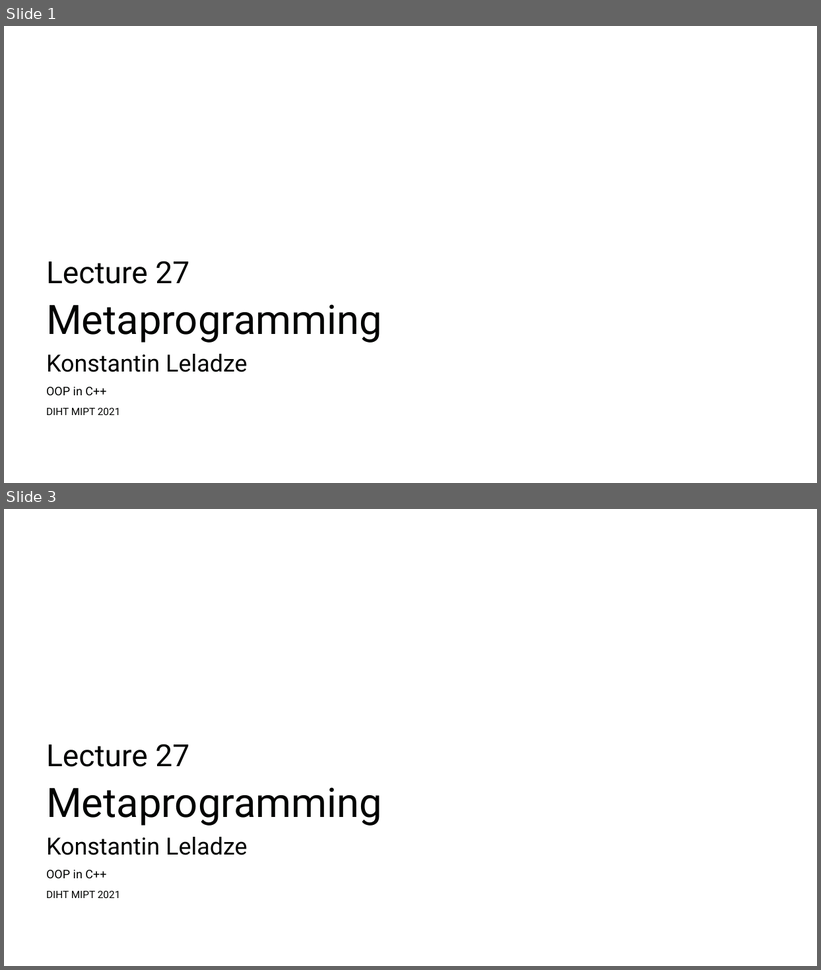
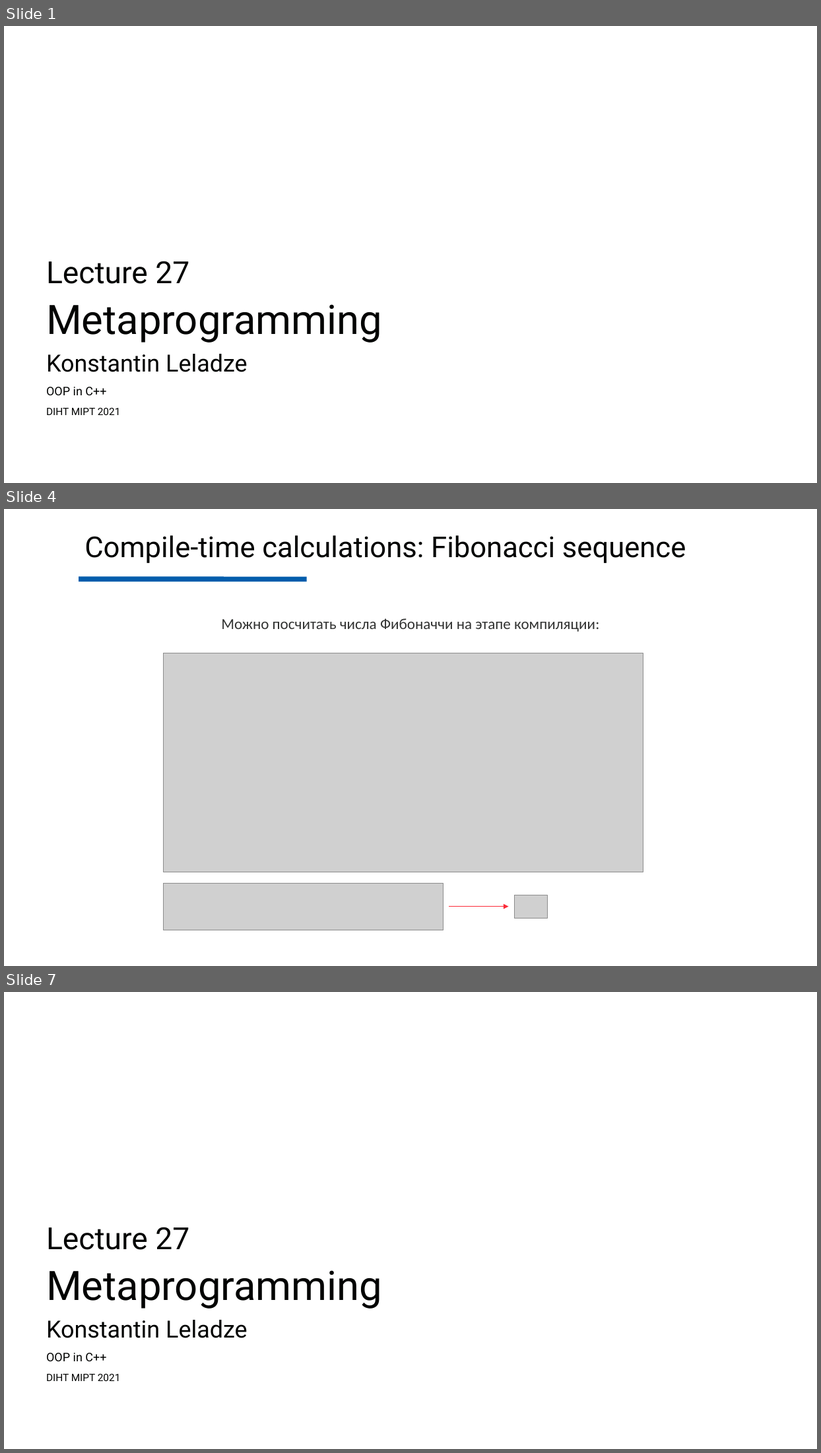
Before and after one commit to Costello1329/cpp-mipt-2021, a slide deck: lectures/lecture-27/draft.pptx. Shown one above the other, each under a label of ours: slides 1 and 3 before the commit, slides 1, 4 and 7 after it; the slides between them are not shown. The pictures are 821x970 and 821x1453 pixels, drawn with LibreOffice and Linux fonts; fonts in the diff are those of the drawing; grey boxes stand for pictures; background and template pictures are left out. Boxes give left, top, right and bottom in pixels: in the first picture for what was removed or moved away, otherwise in the second. Text is boxed around its words. In the diff, an @@ line names an element or a change of style, - is before the commit and + after.

```diff
--- a/lectures/lecture-27/draft.pptx
+++ b/lectures/lecture-27/draft.pptx
@@ slide 4 added at box(4, 509, 817, 966), background #FEFEFE @@
@@ text added at box(85, 535, 686, 563), 34 pt, text #020302 @@
+Compile-time calculations: Fibonacci sequence
@@ line added from (79, 579) to (306, 579), #015DAC 6 pt @@
@@ text added at box(221, 619, 599, 632), 18 pt, text #323332 @@
+Можно посчитать числа Фибоначчи на этапе компиляции:
@@ picture added at box(163, 654, 644, 873) @@
@@ picture added at box(163, 883, 443, 931) @@
@@ picture added at box(515, 895, 547, 918) @@
@@ arrow added from (450, 907) to (508, 907), #FB2B38 1 pt @@
@@ what was slide 3 is now slide 7 @@
```
Also in this commit, not shown: 4 other slides added, 1 slide removed.
